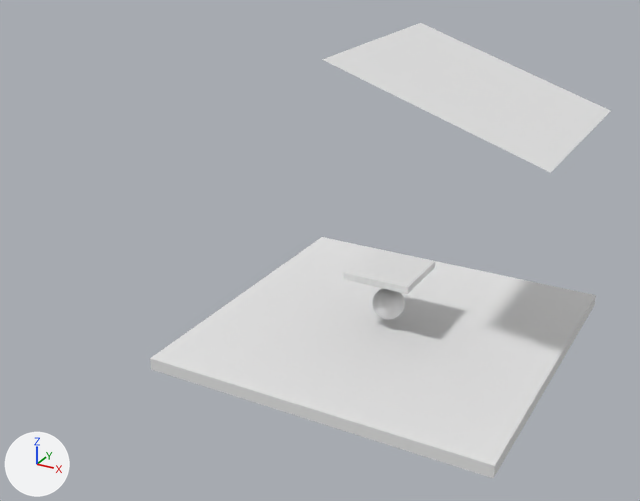
The OBJ model res/throw.obj as it was, and as the next commit left it.
Before and after are seen from a 50 mm camera at (9.54, -21.58, 12.73) aimed at (-1.88, -0.81, 2.34). Every picture has the same lights, and +X, +Y and +Z are marked at lower left. Where no turn or scale is listed for an object, it has been applied to the vertices.

In view in the first picture: 'GlassPanel_Cube.003', 'Ground_Cube.001', 'Sphere_Sphere.001', 'TopLight_Plane'.
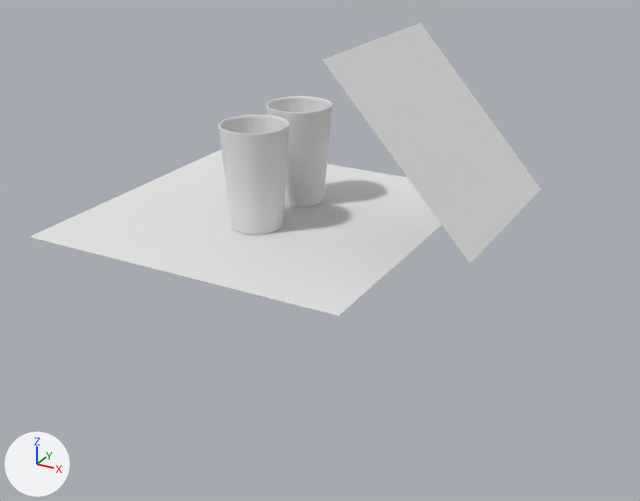
The newer file is also turned or shifted as a whole; pictures and numbers use the older file's frame.

Boxes [x1, y1, x2, y2] around the edits, measured in the pictures (640 x 501 px):
'Ground_Cube.001', deleted: before [150, 237, 596, 478]
'TopLight_Plane', reshaped (24% narrower, 60% taller): before [322, 23, 610, 173]; after [322, 23, 541, 263]
'Ground_Plane.001', added: after [30, 150, 442, 316]
'Glass_Cylinder.001', added: after [218, 115, 290, 235]
'Glass.001_Cylinder.001', added: after [266, 96, 332, 207]
'GlassPanel_Cube.003', deleted: before [344, 249, 435, 294]
'Sphere_Sphere.001', deleted: before [372, 288, 405, 319]

The change, as a list of edits to the scene's bpy script:
```text
Add mat_material_003:
    mat_material_003 = principled_material('Material.003')
    mat_material_003.base_color = (0.8, 0.8, 0.8)  # white #e7e7e7
    mat_material_003.roughness = 1.0
Change me_toplight_plane:
    where me_toplight_plane.from_pydata(...)  # 4 vertices, 1 face; spans x -0.63..5.06, y -3.0..3.0, z 6.5..8.41
    used by ob_toplight_plane; location = (0.0, 0.0, 0.0)
    me_toplight_plane part 1
    me_toplight_plane.vertices[0].co: (5.06, -3.0, 6.5) -> (3.39, -3.0, 3.95)  # pixel (550, 172) -> pixel (470, 263)
    me_toplight_plane.vertices[2].co: (5.06, 3.0, 6.5) -> (3.39, 3.0, 3.95)  # pixel (610, 110) -> pixel (541, 189)
Add me_ground_plane_001:
    me_ground_plane_001.from_pydata([(4.76, -5.06, 0.01), (-5.24, -5.06, 0.01), (4.76, 4.94, 0.01), (-5.24, 4.94, 0.01)], [], [(1, 0, 2, 3)])
    me_ground_plane_001.materials.append(mat_none)  # white #e7e7e7
Add me_glass_cylinder_001:
    me_glass_cylinder_001.from_pydata(...)  # 256 vertices, 226 faces; spans x -1.0..1.0, y -2.17..-0.17, z 0.02..3.08
    me_glass_cylinder_001.materials.append(mat_material_003)  # white #e7e7e7
Add me_glass_001_cylinder_001:
    me_glass_001_cylinder_001.from_pydata(...)  # 256 vertices, 226 faces; spans x -1.0..1.0, y 0.37..2.37, z 0.02..3.08
    me_glass_001_cylinder_001.materials.append(mat_material_003)  # white #e7e7e7
Remove ob_glasspanel_cube_003:
    ob_glasspanel_cube_003 = bpy.data.objects.new('GlassPanel_Cube.003', me_glasspanel_cube_003)
    ob_glasspanel_cube_003.location = (0.0, 0.0, 0.0)
Remove ob_ground_cube_001:
    ob_ground_cube_001 = bpy.data.objects.new('Ground_Cube.001', me_ground_cube_001)
    ob_ground_cube_001.location = (0.0, 0.0, 0.0)
Remove ob_sphere_sphere_001:
    ob_sphere_sphere_001 = bpy.data.objects.new('Sphere_Sphere.001', me_sphere_sphere_001)
    ob_sphere_sphere_001.location = (0.0, 0.0, 0.0)
Add ob_ground_plane_001:
    ob_ground_plane_001 = bpy.data.objects.new('Ground_Plane.001', me_ground_plane_001)
    ob_ground_plane_001.location = (-3.8, 0.0, 2.88)
Add ob_glass_cylinder_001:
    ob_glass_cylinder_001 = bpy.data.objects.new('Glass_Cylinder.001', me_glass_cylinder_001)
    ob_glass_cylinder_001.location = (-3.8, 0.0, 2.88)
Add ob_glass_001_cylinder_001:
    ob_glass_001_cylinder_001 = bpy.data.objects.new('Glass.001_Cylinder.001', me_glass_001_cylinder_001)
    ob_glass_001_cylinder_001.location = (-3.8, 0.0, 2.88)
```
